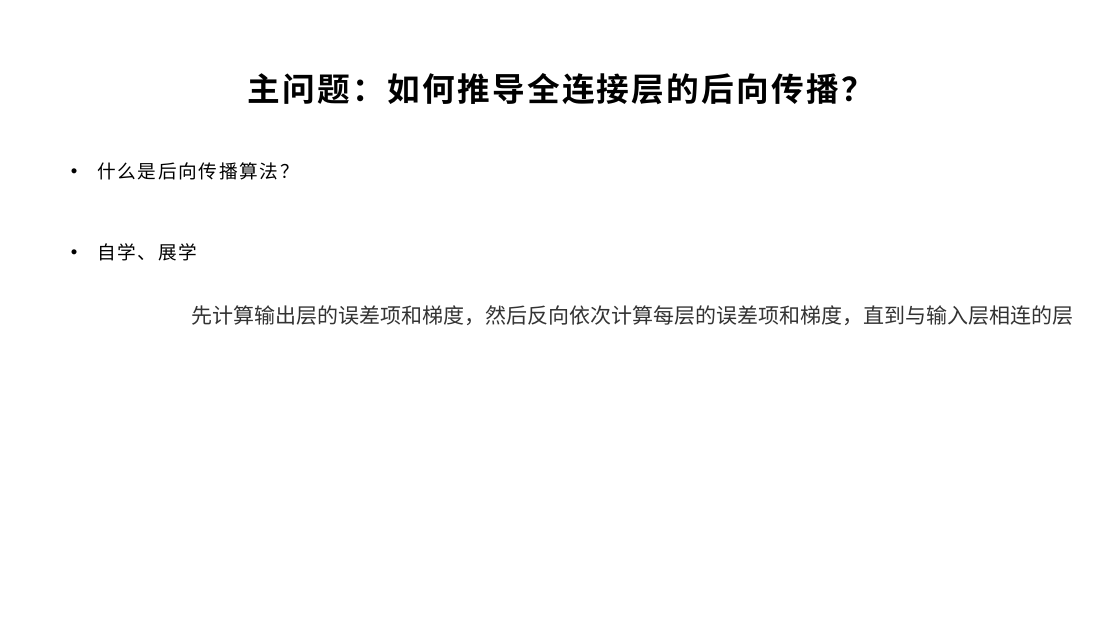
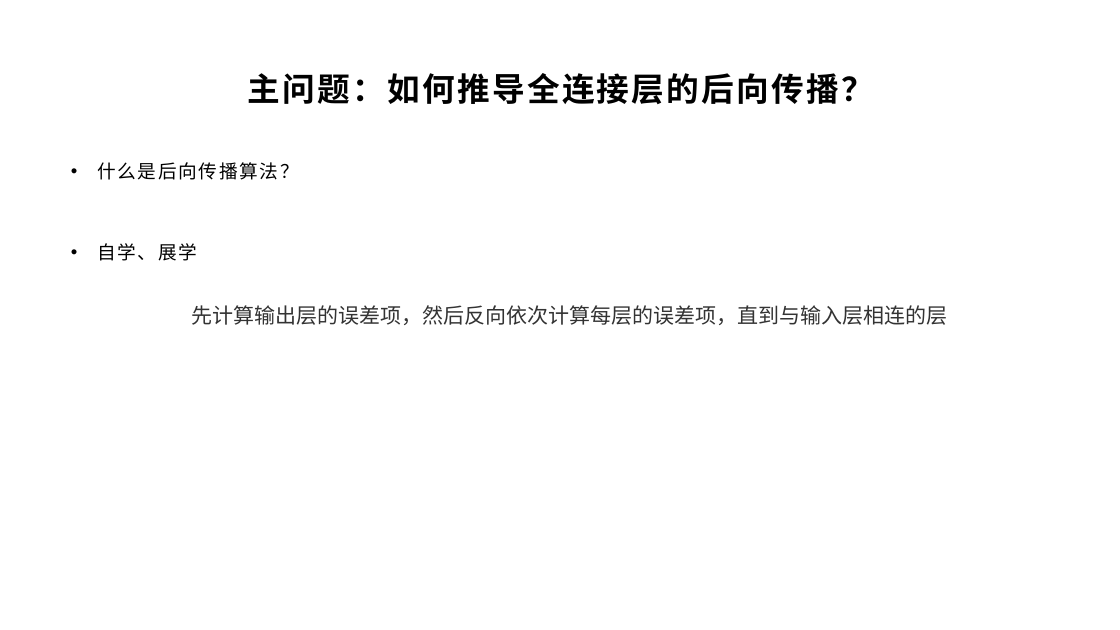
Before and after one commit to yyc-git/DeepLearningEdu, a slide deck: slide 23 of lessons/3_derivation_3/ppt/全连接层的前向和后向传播推导（下）.pptx (slide 21 before the commit). Drawn at 1120x630 pixels with LibreOffice and Linux fonts; fonts in the diff are those of the drawing; background and template pictures are left out. Boxes give left, top, right and bottom in pixels: in the first picture for what was removed or moved away, otherwise in the second. Text is boxed around its words. In the diff, an @@ line names an element or a change of style, - is before the commit and + after.

```diff
--- a/lessons/3_derivation_3/ppt/全连接层的前向和后向传播推导（下）.pptx
+++ b/lessons/3_derivation_3/ppt/全连接层的前向和后向传播推导（下）.pptx
@@ text at <box>192,305,948,325</box>: text changed @@
-先计算输出层的误差项和梯度，然后反向依次计算每层的误差项和梯度，直到与输入层相连的层
+先计算输出层的误差项，然后反向依次计算每层的误差项，直到与输入层相连的层
```
Also in this commit, not shown: 18 other slides changed, 3 slides added, 1 slide removed, 1 other file.
